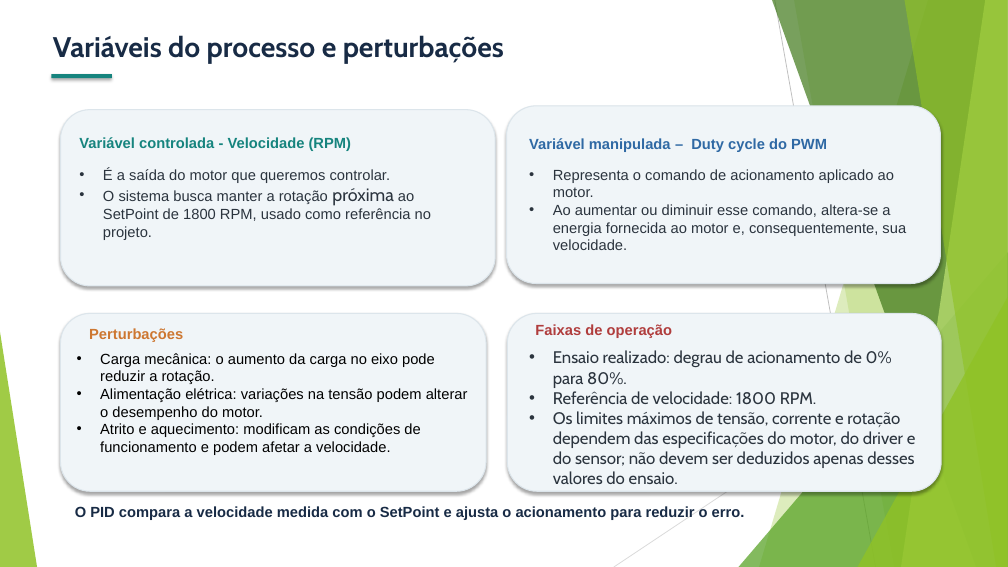
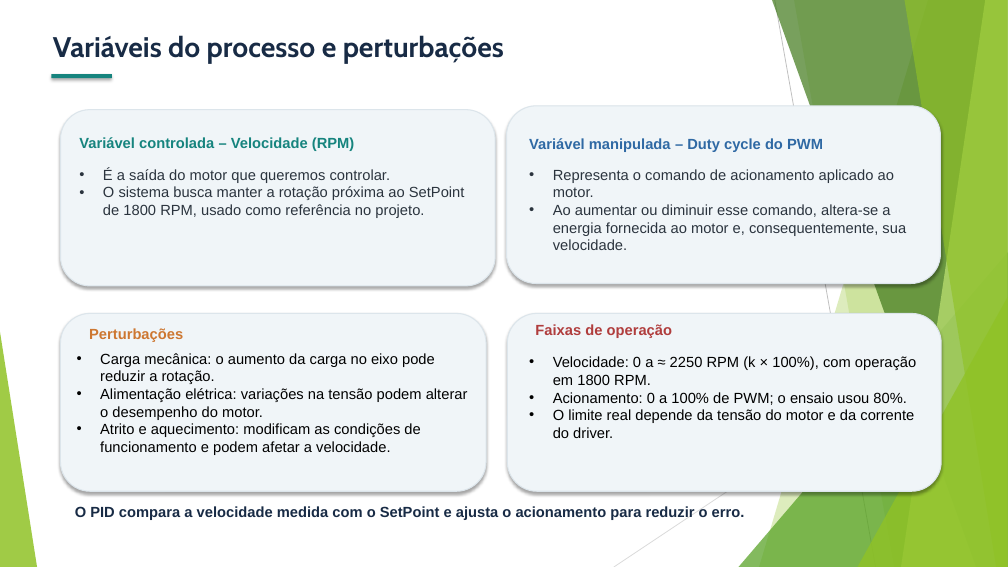
Before and after one commit to MariaRitaRR/projeto-de-embarcados-c13, a slide deck: slide 5 of Slides_Projeto_C13_1.pptx (slide 6 before the commit). Drawn at 1008x567 pixels with LibreOffice and Linux fonts; fonts in the diff are those of the drawing. Boxes give left, top, right and bottom in pixels: in the first picture for what was removed or moved away, otherwise in the second. Text is boxed around its words. In the diff, an @@ line names an element or a change of style, - is before the commit and + after.

```diff
--- a/Slides_Projeto_C13_1.pptx
+++ b/Slides_Projeto_C13_1.pptx
@@ text at bbox=[79, 137, 355, 151]: text changed @@
-Variável controlada - Velocidade (RPM)
+Variável controlada – Velocidade (RPM)
@@ text "Variável manipulada – Duty cycle ..." rewrapped from bbox=[529, 138, 827, 152] to bbox=[529, 138, 823, 152] @@
@@ text at bbox=[103, 186, 465, 218]: size 17 to 14 pt, font Cabin to Arial in "próxima" @@
@@ text at bbox=[553, 356, 916, 438]: text changed; size 16 to 14 pt; font Cabin to Arial; text colour #2B343E to #000000 @@
-• Ensaio realizado: degrau de acionamento de 0% para 80%.
-• Referência de velocidade: 1800 RPM.
-• Os limites máximos de tensão, corrente e rotação dependem das especificações do motor, do driver e do sensor; não devem ser deduzidos apenas desses valores do ensaio.
+• Velocidade: 0 a ≈ 2250 RPM (k × 100%), com operação em 1800 RPM.
+• Acionamento: 0 a 100% de PWM; o ensaio usou 80%.
+• O limite real depende da tensão do motor e da corrente do driver.
```
Also in this commit, not shown: 6 other slides changed, 1 slide added, 1 slide removed.
